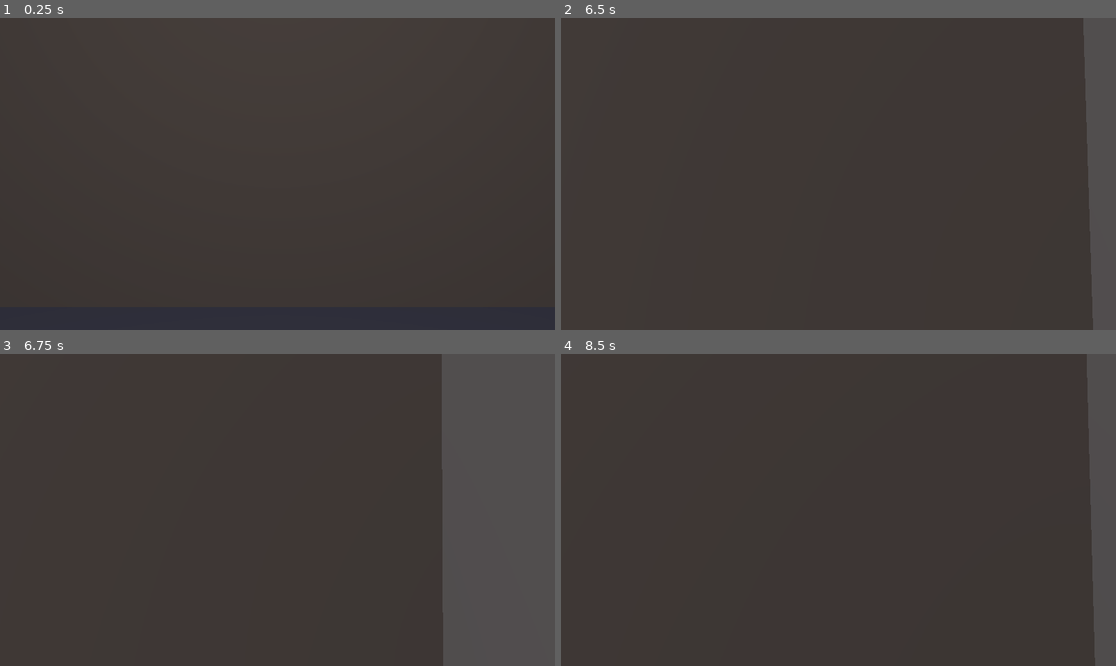
Above: before the commit, frames 1-4 (two rows, left to right).
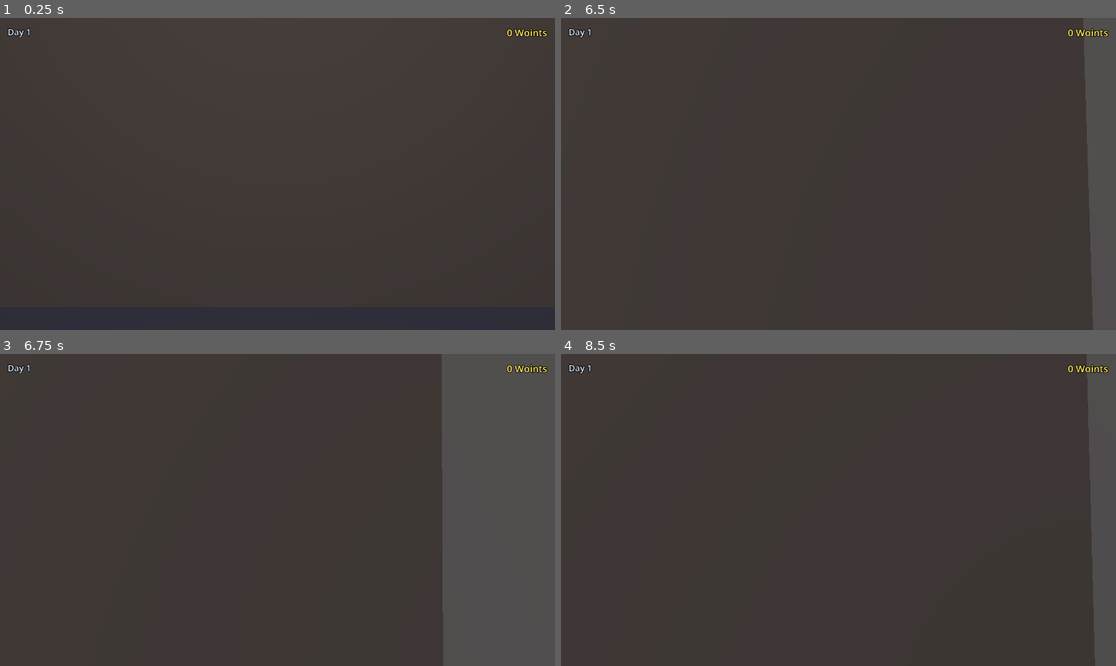
Above: after the commit, the same moments.

Repository: NickSanft/MallCross
Game: Godot game, scene res://scenes/Main.tscn
The game is run twice, just before and just after one commit, with the same random seed, the same clock (stepped at 60 frames per second) and the same inputs.
Inputs (mouse positions are in pixels of both pictures, inside the frame that each line leads up to):
- Up to frame 1 (0.25 s): no input
- Up to frame 2 (6.5 s): tap Enter at 0.5, 2, 3.5, 4.35 s; move the mouse to (866, 174) at 0.52 s; hold E (interact) 0.53-1.28 s; hold W (move_forward) 0.53-5.78 s; click (866, 174) at 0.67 s; tap Space (jump) at 0.77, 1.25, 1.52, 2.75, 3.02, 3.77, 4.25, 4.52, 6.02 s; move the mouse to (810, 174) at 1.27 s; tap E (interact) at 1.35, 2.3, 3.05, 4.55, 6.05 s; move the mouse to (849, 167) at 2.02 s; hold Shift (sprint) 2.03-2.78 s; move the mouse to (832, 180) at 2.77 s; tap Alt at 2.85 s; click (832, 180) at 2.92 s; move the mouse to (877, 177) at 3.52 s; hold E (interact) 3.53-4.28 s; tap Ctrl at 3.6 s; move the mouse to (794, 170) at 4.27 s; move the mouse to (844, 174) at 5.02 s; hold E (interact) 5.03-5.78 s; tap Keypad Enter at 5.1 s; click (844, 174) at 5.17 s; move the mouse to (816, 167) at 5.77 s; hold D (move_right) from 5.78 s (still down); tap Backspace at 5.85 s
- Up to frame 3 (6.75 s): move the mouse to (305, 510) at 6.52 s; release D (move_right) at 6.53 s; hold W (move_forward) from 6.53 s (still down); hold E (interact) from 6.53 s (still down); tap Delete at 6.6 s
- Up to frame 4 (8.5 s): keep holding W (move_forward); tap Space (jump) at 6.77, 7.52 s; move the mouse to (810, 510) at 7.27 s; release E (interact) at 7.28 s; tap Tab at 7.35 s; click (810, 510) at 7.42 s; tap E (interact) at 7.55 s; move the mouse to (849, 503) at 8.02 s; hold E (interact) from 8.03 s (still down); tap P at 8.1 s

The runs differ from the first frame. In frame 1, 0.2% of the frame differs, in the area x 1-99%, y 3-7%; in frame 2, 0.2%; in frame 3, 0.2%; in frame 4, 0.2%.

Commit message:
Phase 5: persistent profile + Woints economy
Game now remembers you between runs. Solving the demo MINI puzzle
awards 50 Woints; HUD shows balance (top-right) and current day
(top-left). Profile lives at user://profile.json — solved-puzzle
set + mid-solve states survive game restart.

Added
- scripts/Profile.gd: model with woints, current_day, puzzles_solved
  (puzzle_id -> {first_solved_day}), and an in-memory CrosswordState
  cache per puzzle. Defensive from_dict (negative woints clamp to 0,
  zero/missing day clamps to 1). mark_puzzle_solved idempotent.
- scripts/ProfileStore.gd: disk JSON I/O. Defaults to fresh Profile
  on missing/empty/garbage file so the game always boots. delete
  exposed for tests + future reset-save menu.
- scripts/WointsConfig.gd: per-difficulty reward lookup
  (MINI 50, MIDI 120, FULL 300, default 25). Case-insensitive.
- tests/test_profile.gd: 24 tests (defaults, woints math, mark/
  repeat-solve, day advance, state cache, dict round-trip,
  defensive parsing).
- tests/test_profile_store.gd: 10 tests (disk round-trip on temp
  user:// paths, garbage-file recovery, null-profile handling).
- tests/test_woints_config.gd: 6 tests (per-tier lookup, case
  insensitivity, unknown fallback, monotonic tier order).

Total: 175/175 across 13 scripts (300 asserts).

HUD.gd:
- Persistent "N Woints" label (top-right, yellow).
- Persistent "Day N" label (top-left, pale blue).

GameController.gd rewritten around Profile:
- _ready loads via ProfileStore.load_from_path; pushes initial
  Woints + Day to HUD.
- On interact: passes remaining reward to CrosswordUI (0 if
  already solved). Restores cached state from Profile.
- On puzzle_solved: calls Profile.mark_puzzle_solved; if first
  solve, add_woints + update HUD + save.
- On UI close: caches live state on Profile, saves.

CrosswordUI.gd:
- open_puzzle gains reward_amount + reward_already_taken params.
- Solve banner now has a third line showing "+N Woints" (yellow)
  or "(Already solved — no new Woints)" (gray).

MallGreybox.gd:
- _build_table sets woints_reward metadata via WointsConfig.

Pre-push checklist
- [x] godot --headless --import: clean
- [x] godot --headless --quit (parse-check): exit 0
- [x] godot --headless --quit-after 60 res://scenes/Main.tscn: exit 0
- [x] GUT: 175/175, exit 0

Known limitations
- Day advancement mechanic deferred to Phase 7 (themed puzzle pack
  drives day++).
- No save on window-close (Phase 10 polish).
- No streak bonus yet (Phase 7).
- No reset-save menu (Phase 10).

Co-Authored-By: Claude Opus 4.7 (1M context) <noreply@anthropic.com>

Diff:
--- a/scripts/GameController.gd
+++ b/scripts/GameController.gd
@@ -1,24 +1,23 @@
 class_name GameController
 extends Node3D
 
-# Top-level orchestrator. Listens to the Player's interaction signals,
-# drives the HUD prompt, opens the CrosswordUI when an interactable is
-# triggered, and pauses player input while the modal is up.
-#
-# Holds an in-memory cache of solve states keyed by puzzle_id so that
-# closing + re-opening the same puzzle preserves the player's entries.
-# Disk persistence (survives game restart) is Phase 5's job.
+# Top-level orchestrator. Loads the Profile on startup, wires Player
+# interaction signals to the CrosswordUI, awards Woints on first solve,
+# and saves the profile to disk after every meaningful change.
 
 @onready var _player: Player = $MallGreybox/Player
 @onready var _hud: HUD = $HUD
 @onready var _crossword_ui: CrosswordUI = $CrosswordUI
 
-var _puzzle_states: Dictionary = {}  # puzzle_id (String) -> CrosswordState
-var _solved_puzzles: Dictionary = {}  # puzzle_id (String) -> bool — for Phase 5 dedup
+var _profile: Profile
 var _current_puzzle_id: String = ""
+var _current_reward: int = 0
 
 
 func _ready() -> void:
+	_profile = ProfileStore.load_from_path()
+	_hud.update_woints(_profile.woints)
+	_hud.update_day(_profile.current_day)
 	_player.interactable_changed.connect(_on_interactable_changed)
 	_player.interaction_triggered.connect(_on_interaction_triggered)
 	_crossword_ui.closed.connect(_on_ui_closed)
@@ -37,9 +36,7 @@
 
 
 func _on_interaction_triggered(interactable: Node) -> void:
-	if interactable == null:
-		return
-	if not interactable.has_meta("puzzle_id"):
+	if interactable == null or not interactable.has_meta("puzzle_id"):
 		return
 	var puzzle_id: String = interactable.get_meta("puzzle_id")
 	var puzzle: Dictionary = PuzzleLoader.load_by_id(puzzle_id)
@@ -47,9 +44,15 @@
 	if loaded_grid.size <= 0:
 		push_warning("Puzzle id '%s' could not be loaded." % puzzle_id)
 		return
-	var cached_state: CrosswordState = _puzzle_states.get(puzzle_id, null)
+
+	var reward_remaining: int = 0
+	if not _profile.is_puzzle_solved(puzzle_id):
+		reward_remaining = int(interactable.get_meta("woints_reward", WointsConfig.REWARD_DEFAULT))
+
 	_current_puzzle_id = puzzle_id
-	_crossword_ui.open_puzzle(puzzle, cached_state)
+	_current_reward = reward_remaining
+	var cached_state: CrosswordState = _profile.get_cached_state(puzzle_id)
+	_crossword_ui.open_puzzle(puzzle, cached_state, reward_remaining, _profile.is_puzzle_solved(puzzle_id))
 	_player.set_paused_for_ui(true)
 	_hud.hide_prompt()
 
@@ -58,17 +61,18 @@
 	if _current_puzzle_id != "":
 		var live_state: CrosswordState = _crossword_ui.get_current_state()
 		if live_state != null:
-			_puzzle_states[_current_puzzle_id] = live_state
+			_profile.cache_state(_current_puzzle_id, live_state)
+		ProfileStore.save_to_path(_profile)
 		_current_puzzle_id = ""
+		_current_reward = 0
 	_player.set_paused_for_ui(false)
 
 
 func _on_puzzle_solved() -> void:
-	# Phase 5 will award Woints + advance the day here. The _solved_puzzles
-	# dict already gates repeat-awards per puzzle_id within a game session.
 	if _current_puzzle_id == "":
 		return
-	if _solved_puzzles.get(_current_puzzle_id, false):
-		return
-	_solved_puzzles[_current_puzzle_id] = true
-	print("[GameController] Puzzle '%s' solved." % _current_puzzle_id)
+	if not _profile.mark_puzzle_solved(_current_puzzle_id):
+		return  # already solved before this session — no double award
+	_profile.add_woints(_current_reward)
+	_hud.update_woints(_profile.woints)
+	ProfileStore.save_to_path(_profile)
--- a/scripts/HUD.gd
+++ b/scripts/HUD.gd
@@ -1,10 +1,12 @@
 class_name HUD
 extends CanvasLayer
 
-# Minimal world-space HUD: interaction prompt only for Phase 4. Phase 5 will
-# add Woints counter; Phase 8 styles it.
+# World-space HUD: interaction prompt + persistent Woints balance + current
+# day indicator. Style is minimal — Phase 8 polishes everything.
 
 var _prompt_label: Label
+var _woints_label: Label
+var _day_label: Label
 
 
 func _ready() -> void:
@@ -31,6 +33,39 @@
 	_prompt_label.visible = false
 	add_child(_prompt_label)
 
+	_woints_label = Label.new()
+	_woints_label.name = "Woints"
+	_woints_label.add_theme_font_size_override("font_size", 20)
+	_woints_label.add_theme_color_override("font_color", Color(1.0, 0.90, 0.35))
+	_woints_label.add_theme_color_override("font_outline_color", Color.BLACK)
+	_woints_label.add_theme_constant_override("outline_size", 5)
+	_woints_label.anchor_left = 1.0
+	_woints_label.anchor_right = 1.0
+	_woints_label.anchor_top = 0.0
+	_woints_label.anchor_bottom = 0.0
+	_woints_label.offset_left = -220.0
+	_woints_label.offset_top = 16.0
+	_woints_label.offset_right = -16.0
+	_woints_label.offset_bottom = 44.0
+	_woints_label.horizontal_alignment = HORIZONTAL_ALIGNMENT_RIGHT
+	_woints_label.text = "0 Woints"
+	add_child(_woints_label)
+
+	_day_label = Label.new()
+	_day_label.name = "Day"
+	_day_label.add_theme_font_size_override("font_size", 18)
+	_day_label.add_theme_color_override("font_color", Color(0.85, 0.92, 1.0))
+	_day_label.add_theme_color_override("font_outline_color", Color.BLACK)
+	_day_label.add_theme_constant_override("outline_size", 5)
+	_day_label.anchor_left = 0.0
+	_day_label.anchor_top = 0.0
+	_day_label.offset_left = 16.0
+	_day_label.offset_top = 16.0
+	_day_label.offset_right = 200.0
+	_day_label.offset_bottom = 40.0
+	_day_label.text = "Day 1"
+	add_child(_day_label)
+
 
 func show_prompt(text: String) -> void:
 	_prompt_label.text = text
@@ -39,3 +74,11 @@
 
 func hide_prompt() -> void:
 	_prompt_label.visible = false
+
+
+func update_woints(amount: int) -> void:
+	_woints_label.text = "%d Woints" % amount
+
+
+func update_day(day: int) -> void:
+	_day_label.text = "Day %d" % day
--- a/scripts/MallGreybox.gd
+++ b/scripts/MallGreybox.gd
@@ -206,6 +206,7 @@
 		top.add_to_group(Player.INTERACTION_GROUP)
 		top.set_meta("puzzle_id", puzzle_id)
 		top.set_meta("puzzle_label", "Solve " + label_text + " Crossword")
+		top.set_meta("woints_reward", WointsConfig.reward_for_difficulty(label_text))
 	table_root.add_child(top)
 
 	var leg_x: float = TABLE_TOP_SIZE.x * 0.5 - 0.12
--- /dev/null
+++ b/scripts/Profile.gd
@@ -0,0 +1,89 @@
+class_name Profile
+extends RefCounted
+
+# Persistent player profile. Holds Woints balance, in-game day, the set of
+# puzzles ever solved (with the day they were first solved on), and the
+# player's mid-solve state per puzzle so re-entering a puzzle resumes.
+#
+# Pure model — no disk I/O. ProfileStore handles serialization.
+
+const FORMAT_VERSION: int = 1
+const DEFAULT_WOINTS: int = 0
+const DEFAULT_DAY: int = 1
+
+var version: int = FORMAT_VERSION
+var woints: int = DEFAULT_WOINTS
+var current_day: int = DEFAULT_DAY
+# puzzle_id -> { "first_solved_day": int }
+var puzzles_solved: Dictionary = {}
+
+# puzzle_id -> CrosswordState (in-memory). Serialized via CrosswordSerializer
+# at to_dict() time so we keep one source of truth for the on-disk shape.
+var _cached_states: Dictionary = {}
+
+
+func add_woints(amount: int) -> void:
+	woints = max(0, woints + amount)
+
+
+func mark_puzzle_solved(puzzle_id: String) -> bool:
+	# Returns true if this is the first time the puzzle has been solved (so
+	# the caller knows to award Woints). Returns false on repeat solves.
+	if puzzle_id == "" or puzzles_solved.has(puzzle_id):
+		return false
+	puzzles_solved[puzzle_id] = {"first_solved_day": current_day}
+	return true
+
+
+func is_puzzle_solved(puzzle_id: String) -> bool:
+	return puzzles_solved.has(puzzle_id)
+
+
+func first_solved_day(puzzle_id: String) -> int:
+	if not puzzles_solved.has(puzzle_id):
+		return 0
+	return int(puzzles_solved[puzzle_id].get("first_solved_day", 0))
+
+
+func cache_state(puzzle_id: String, state: CrosswordState) -> void:
+	if puzzle_id == "" or state == null:
+		return
+	_cached_states[puzzle_id] = state
+
+
+func get_cached_state(puzzle_id: String) -> CrosswordState:
+	return _cached_states.get(puzzle_id, null)
+
+
+func advance_day(amount: int = 1) -> void:
+	current_day = max(1, current_day + amount)
+
+
+func to_dict() -> Dictionary:
+	var states_payload: Dictionary = {}
+	for id in _cached_states:
+		var state: CrosswordState = _cached_states[id]
+		if state == null:
+			continue
+		states_payload[id] = CrosswordSerializer.state_to_dict(state)
+	return {
+		"version": FORMAT_VERSION,
+		"woints": woints,
+		"current_day": current_day,
+		"puzzles_solved": puzzles_solved.duplicate(true),
+		"puzzle_states": states_payload,
+	}
+
+
+static func from_dict(payload: Dictionary) -> Profile:
+	var profile: Profile = Profile.new()
+	profile.version = int(payload.get("version", 0))
+	profile.woints = max(0, int(payload.get("woints", DEFAULT_WOINTS)))
+	profile.current_day = max(1, int(payload.get("current_day", DEFAULT_DAY)))
+	profile.puzzles_solved = payload.get("puzzles_solved", {}).duplicate(true) if payload.get("puzzles_solved") is Dictionary else {}
+	var states_payload: Dictionary = payload.get("puzzle_states", {}) if payload.get("puzzle_states") is Dictionary else {}
+	for id in states_payload:
+		if typeof(states_payload[id]) != TYPE_DICTIONARY:
+			continue
+		profile._cached_states[id] = CrosswordSerializer.state_from_dict(states_payload[id])
+	return profile
--- /dev/null
+++ b/scripts/ProfileStore.gd
@@ -0,0 +1,45 @@
+class_name ProfileStore
+extends RefCounted
+
+# Disk I/O for the player profile. JSON at user://profile.json by default;
+# tests pass a temp path. All failure modes (missing file, malformed JSON,
+# I/O error) fall through to a fresh default Profile so the game always
+# boots into a playable state.
+
+const DEFAULT_PATH: String = "user://profile.json"
+
+
+static func load_from_path(path: String = DEFAULT_PATH) -> Profile:
+	if not FileAccess.file_exists(path):
+		return Profile.new()
+	var content: String = FileAccess.get_file_as_string(path)
+	if content == "":
+		return Profile.new()
+	var parsed: Variant = JSON.parse_string(content)
+	if typeof(parsed) != TYPE_DICTIONARY:
+		push_warning("Profile at %s was not a JSON object; starting fresh." % path)
+		return Profile.new()
+	return Profile.from_dict(parsed)
+
+
+static func save_to_path(profile: Profile, path: String = DEFAULT_PATH) -> bool:
+	if profile == null:
+		return false
+	var content: String = JSON.stringify(profile.to_dict(), "\t")
+	var file: FileAccess = FileAccess.open(path, FileAccess.WRITE)
+	if file == null:
+		push_error("ProfileStore: failed to open %s for writing (%d)." % [path, FileAccess.get_open_error()])
+		return false
+	file.store_string(content)
+	file.close()
+	return true
+
+
+static func delete_at_path(path: String = DEFAULT_PATH) -> bool:
+	# Convenience for tests + a future "Reset Save" menu option.
+	if not FileAccess.file_exists(path):
+		return false
+	var dir: DirAccess = DirAccess.open(path.get_base_dir())
+	if dir == null:
+		return false
+	return dir.remove(path.get_file()) == OK
--- /dev/null
+++ b/scripts/WointsConfig.gd
@@ -0,0 +1,23 @@
+class_name WointsConfig
+extends RefCounted
+
+# Per-difficulty Woints rewards. Phase 5 only wires MINI (paying 50). MIDI
+# and FULL values are declared so the rates are committed once and the
+# Phase 7 puzzle pack drops in without revisiting balance.
+
+const REWARD_MINI: int = 50
+const REWARD_MIDI: int = 120
+const REWARD_FULL: int = 300
+const REWARD_DEFAULT: int = 25
+
+
+static func reward_for_difficulty(label: String) -> int:
+	match label.to_upper():
+		"MINI":
+			return REWARD_MINI
+		"MIDI":
+			return REWARD_MIDI
+		"FULL":
+			return REWARD_FULL
+		_:
+			return REWARD_DEFAULT
--- a/scripts/crossword/CrosswordUI.gd
+++ b/scripts/crossword/CrosswordUI.gd
@@ -19,6 +19,8 @@
 var pencil_mode: bool = false
 
 var _solved_emitted: bool = false
+var _reward_amount: int = 0
+var _reward_already_taken: bool = false
 var _grid_view: CrosswordGridView
 var _title_label: Label
 var _progress_label: Label
@@ -29,6 +31,7 @@
 var _footer_label: Label
 var _grid_view_holder: PanelContainer
 var _solved_banner: PanelContainer
+var _solved_reward_label: Label
 var _solved_continue_button: Button
 
 
@@ -38,7 +41,7 @@
 	mouse_filter = Control.MOUSE_FILTER_STOP
 
 
-func open_puzzle(puzzle: Dictionary, existing_state: CrosswordState = null) -> void:
+func open_puzzle(puzzle: Dictionary, existing_state: CrosswordState = null, reward_amount: int = 0, reward_already_taken: bool = false) -> void:
 	grid = puzzle.get("grid", CrosswordGrid.new())
 	clues = puzzle.get("clues", [])
 	title = puzzle.get("title", "Crossword")
@@ -51,9 +54,11 @@
 	cursor = CrosswordCursor.at_start(grid)
 	slots = CrosswordNumbering.find_word_slots(grid)
 	pencil_mode = false
+	_reward_amount = max(0, reward_amount)
+	_reward_already_taken = reward_already_taken
 	# If we loaded an already-solved state, suppress the puzzle_solved signal
-	# so re-opening a solved puzzle doesn't re-fire it (Phase 5 will award
-	# Woints on this signal — we don't want double awards).
+	# so re-opening a solved puzzle doesn't re-fire it (GameController would
+	# otherwise try to double-award).
 	var already_solved: bool = CrosswordValidator.is_puzzle_solved(grid, state)
 	_solved_emitted = already_solved
 
@@ -236,6 +241,12 @@
 	subline.add_theme_color_override("font_color", Color(0.92, 0.92, 0.92))
 	banner_vbox.add_child(subline)
 
+	_solved_reward_label = Label.new()
+	_solved_reward_label.horizontal_alignment = HORIZONTAL_ALIGNMENT_CENTER
+	_solved_reward_label.add_theme_font_size_override("font_size", 18)
+	_solved_reward_label.add_theme_color_override("font_color", Color(1.0, 0.90, 0.35))
+	banner_vbox.add_child(_solved_reward_label)
+
 	_solved_continue_button = Button.new()
 	_solved_continue_button.text = "Continue"
 	_solved_continue_button.add_theme_font_size_override("font_size", 18)
@@ -313,6 +324,7 @@
 	var solved: bool = CrosswordValidator.is_puzzle_solved(grid, state)
 	_solved_banner.visible = solved
 	if solved:
+		_solved_reward_label.text = _reward_text()
 		if not _solved_emitted:
 			_solved_emitted = true
 			puzzle_solved.emit()
@@ -321,6 +333,14 @@
 	else:
 		# Allow re-firing puzzle_solved if the player erases and re-solves.
 		_solved_emitted = false
+
+
+func _reward_text() -> String:
+	if _reward_already_taken:
+		return "(Already solved — no new Woints)"
+	if _reward_amount > 0:
+		return "+%d Woints" % _reward_amount
+	return ""
 
 
 func _unhandled_input(event: InputEvent) -> void:
--- /dev/null
+++ b/tests/test_profile.gd
@@ -0,0 +1,175 @@
+extends "res://addons/gut/test.gd"
+
+
+func _fresh_state_for_3x3() -> CrosswordState:
+	var grid: CrosswordGrid = CrosswordGrid.from_strings(["ABC", "DEF", "GHI"])
+	var state: CrosswordState = CrosswordState.empty_for_grid(grid)
+	state.set_letter(0, 0, "A")
+	state.set_letter(1, 1, "E", true)
+	return state
+
+
+func test_new_profile_defaults() -> void:
+	var profile: Profile = Profile.new()
+	assert_eq(profile.woints, 0)
+	assert_eq(profile.current_day, 1)
+	assert_eq(profile.version, Profile.FORMAT_VERSION)
+
+
+func test_add_woints_increases_balance() -> void:
+	var profile: Profile = Profile.new()
+	profile.add_woints(50)
+	assert_eq(profile.woints, 50)
+
+
+func test_add_woints_clamps_negative() -> void:
+	var profile: Profile = Profile.new()
+	profile.add_woints(-10)
+	assert_eq(profile.woints, 0)
+
+
+func test_add_woints_can_decrement_above_zero() -> void:
+	var profile: Profile = Profile.new()
+	profile.add_woints(100)
+	profile.add_woints(-30)
+	assert_eq(profile.woints, 70)
+
+
+func test_mark_puzzle_solved_returns_true_first_time() -> void:
+	var profile: Profile = Profile.new()
+	assert_true(profile.mark_puzzle_solved("demo_5x5"))
+
+
+func test_mark_puzzle_solved_returns_false_on_repeat() -> void:
+	var profile: Profile = Profile.new()
+	profile.mark_puzzle_solved("demo_5x5")
+	assert_false(profile.mark_puzzle_solved("demo_5x5"))
+
+
+func test_mark_puzzle_solved_records_first_day() -> void:
+	var profile: Profile = Profile.new()
+	profile.current_day = 4
+	profile.mark_puzzle_solved("demo_5x5")
+	assert_eq(profile.first_solved_day("demo_5x5"), 4)
+
+
+func test_mark_puzzle_solved_ignores_empty_id() -> void:
+	var profile: Profile = Profile.new()
+	assert_false(profile.mark_puzzle_solved(""))
+	assert_false(profile.is_puzzle_solved(""))
+
+
+func test_is_puzzle_solved_false_by_default() -> void:
+	var profile: Profile = Profile.new()
+	assert_false(profile.is_puzzle_solved("demo_5x5"))
+
+
+func test_advance_day_increments_by_one() -> void:
+	var profile: Profile = Profile.new()
+	profile.advance_day()
+	assert_eq(profile.current_day, 2)
+
+
+func test_advance_day_custom_amount() -> void:
+	var profile: Profile = Profile.new()
+	profile.advance_day(3)
+	assert_eq(profile.current_day, 4)
+
+
+func test_advance_day_clamps_at_one() -> void:
+	var profile: Profile = Profile.new()
+	profile.advance_day(-100)
+	assert_eq(profile.current_day, 1)
+
+
+func test_cache_and_restore_state_round_trip() -> void:
+	var profile: Profile = Profile.new()
+	var state: CrosswordState = _fresh_state_for_3x3()
+	profile.cache_state("demo_5x5", state)
+	var restored: CrosswordState = profile.get_cached_state("demo_5x5")
+	assert_not_null(restored)
+	assert_eq(restored.entry_at(0, 0), "A")
+	assert_eq(restored.entry_at(1, 1), "E")
+	assert_true(restored.is_pencil(1, 1))
+
+
+func test_cache_state_ignores_empty_id() -> void:
+	var profile: Profile = Profile.new()
+	profile.cache_state("", _fresh_state_for_3x3())
+	assert_null(profile.get_cached_state(""))
+
+
+func test_cache_state_ignores_null_state() -> void:
+	var profile: Profile = Profile.new()
+	profile.cache_state("demo", null)
+	assert_null(profile.get_cached_state("demo"))
+
+
+func test_to_dict_emits_format_version() -> void:
+	var profile: Profile = Profile.new()
+	var d: Dictionary = profile.to_dict()
+	assert_eq(d["version"], Profile.FORMAT_VERSION)
+
+
+func test_to_dict_includes_woints_and_day() -> void:
+	var profile: Profile = Profile.new()
+	profile.add_woints(75)
+	profile.current_day = 3
+	var d: Dictionary = profile.to_dict()
+	assert_eq(d["woints"], 75)
+	assert_eq(d["current_day"], 3)
+
+
+func test_to_dict_serializes_cached_states() -> void:
+	var profile: Profile = Profile.new()
+	profile.cache_state("demo_5x5", _fresh_state_for_3x3())
+	var d: Dictionary = profile.to_dict()
+	var states: Dictionary = d["puzzle_states"]
+	assert_true(states.has("demo_5x5"))
+	var state_payload: Dictionary = states["demo_5x5"]
+	assert_eq(state_payload["size"], 3)
+
+
+func test_from_dict_round_trips_woints() -> void:
+	var profile: Profile = Profile.new()
+	profile.add_woints(200)
+	profile.current_day = 5
+	var restored: Profile = Profile.from_dict(profile.to_dict())
+	assert_eq(restored.woints, 200)
+	assert_eq(restored.current_day, 5)
+
+
+func test_from_dict_round_trips_solved_set_with_day() -> void:
+	var profile: Profile = Profile.new()
+	profile.current_day = 4
+	profile.mark_puzzle_solved("demo_5x5")
+	var restored: Profile = Profile.from_dict(profile.to_dict())
+	assert_true(restored.is_puzzle_solved("demo_5x5"))
+	assert_eq(restored.first_solved_day("demo_5x5"), 4)
+
+
+func test_from_dict_round_trips_cached_states() -> void:
+	var profile: Profile = Profile.new()
+	profile.cache_state("demo_5x5", _fresh_state_for_3x3())
+	var restored: Profile = Profile.from_dict(profile.to_dict())
+	var state: CrosswordState = restored.get_cached_state("demo_5x5")
+	assert_not_null(state)
+	assert_eq(state.entry_at(0, 0), "A")
+	assert_true(state.is_pencil(1, 1))
+
+
+func test_from_dict_defaults_for_missing_fields() -> void:
+	var restored: Profile = Profile.from_dict({})
+	assert_eq(restored.woints, 0)
+	assert_eq(restored.current_day, 1)
+	assert_false(restored.is_puzzle_solved("anything"))
+
+
+func test_from_dict_clamps_negative_woints() -> void:
+	var restored: Profile = Profile.from_dict({"woints": -50})
+	assert_eq(restored.woints, 0)
+
+
+func test_from_dict_clamps_zero_day_to_one() -> void:
+	var restored: Profile = Profile.from_dict({"current_day": 0})
+	assert_eq(restored.current_day, 1)
--- /dev/null
+++ b/tests/test_profile_store.gd
@@ -0,0 +1,111 @@
+extends "res://addons/gut/test.gd"
+
+# Disk-touching tests. Each one writes/deletes a unique user:// path so
+# concurrent or interrupted runs can't poison subsequent tests.
+
+const TEST_PATH_PREFIX: String = "user://test_profile_"
+
+var _paths_to_cleanup: Array = []
+
+
+func after_each() -> void:
+	for path in _paths_to_cleanup:
+		ProfileStore.delete_at_path(path)
+	_paths_to_cleanup.clear()
+
+
+func _temp_path() -> String:
+	var path: String = TEST_PATH_PREFIX + str(Time.get_ticks_usec()) + ".json"
+	_paths_to_cleanup.append(path)
+	return path
+
+
+func test_load_from_missing_file_returns_fresh_profile() -> void:
+	var profile: Profile = ProfileStore.load_from_path(_temp_path())
+	assert_eq(profile.woints, 0)
+	assert_eq(profile.current_day, 1)
+
+
+func test_save_then_load_round_trip_woints() -> void:
+	var path: String = _temp_path()
+	var profile: Profile = Profile.new()
+	profile.add_woints(123)
+	assert_true(ProfileStore.save_to_path(profile, path))
+	var restored: Profile = ProfileStore.load_from_path(path)
+	assert_eq(restored.woints, 123)
+
+
+func test_save_then_load_round_trip_solved_set() -> void:
+	var path: String = _temp_path()
+	var profile: Profile = Profile.new()
+	profile.current_day = 2
+	profile.mark_puzzle_solved("demo_5x5")
+	assert_true(ProfileStore.save_to_path(profile, path))
+	var restored: Profile = ProfileStore.load_from_path(path)
+	assert_true(restored.is_puzzle_solved("demo_5x5"))
+	assert_eq(restored.first_solved_day("demo_5x5"), 2)
+
+
+func test_save_then_load_round_trip_cached_state() -> void:
+	var path: String = _temp_path()
+	var profile: Profile = Profile.new()
+	var grid: CrosswordGrid = CrosswordGrid.from_strings(["ABC", "DEF", "GHI"])
+	var state: CrosswordState = CrosswordState.empty_for_grid(grid)
+	state.set_letter(0, 0, "A")
+	state.set_letter(2, 2, "I", true)
+	profile.cache_state("demo_3x3", state)
+	assert_true(ProfileStore.save_to_path(profile, path))
+
+	var restored: Profile = ProfileStore.load_from_path(path)
+	var restored_state: CrosswordState = restored.get_cached_state("demo_3x3")
+	assert_not_null(restored_state)
+	assert_eq(restored_state.entry_at(0, 0), "A")
+	assert_eq(restored_state.entry_at(2, 2), "I")
+	assert_true(restored_state.is_pencil(2, 2))
+
+
+func test_load_returns_fresh_profile_on_garbage_json() -> void:
+	var path: String = _temp_path()
+	var file: FileAccess = FileAccess.open(path, FileAccess.WRITE)
+	assert_not_null(file)
+	file.store_string("this is not json")
+	file.close()
+	var profile: Profile = ProfileStore.load_from_path(path)
+	assert_eq(profile.woints, 0)
+
+
+func test_load_returns_fresh_profile_on_empty_file() -> void:
+	var path: String = _temp_path()
+	var file: FileAccess = FileAccess.open(path, FileAccess.WRITE)
+	assert_not_null(file)
+	file.store_string("")
+	file.close()
+	var profile: Profile = ProfileStore.load_from_path(path)
+	assert_eq(profile.woints, 0)
+
+
+func test_save_writes_valid_json() -> void:
+	var path: String = _temp_path()
+	var profile: Profile = Profile.new()
+	profile.add_woints(50)
+	ProfileStore.save_to_path(profile, path)
+	var raw: String = FileAccess.get_file_as_string(path)
+	var parsed: Variant = JSON.parse_string(raw)
+	assert_eq(typeof(parsed), TYPE_DICTIONARY)
+	assert_eq(parsed["woints"], 50)
+
+
+func test_save_returns_false_for_null_profile() -> void:
+	assert_false(ProfileStore.save_to_path(null, _temp_path()))
+
+
+func test_delete_at_path_removes_file() -> void:
+	var path: String = _temp_path()
+	ProfileStore.save_to_path(Profile.new(), path)
+	assert_true(FileAccess.file_exists(path))
+	assert_true(ProfileStore.delete_at_path(path))
+	assert_false(FileAccess.file_exists(path))
+
+
+func test_delete_at_path_false_when_missing() -> void:
+	assert_false(ProfileStore.delete_at_path(_temp_path()))
--- /dev/null
+++ b/tests/test_woints_config.gd
@@ -0,0 +1,28 @@
+extends "res://addons/gut/test.gd"
+
+
+func test_reward_for_mini() -> void:
+	assert_eq(WointsConfig.reward_for_difficulty("MINI"), WointsConfig.REWARD_MINI)
+
+
+func test_reward_for_midi() -> void:
+	assert_eq(WointsConfig.reward_for_difficulty("MIDI"), WointsConfig.REWARD_MIDI)
+
+
+func test_reward_for_full() -> void:
+	assert_eq(WointsConfig.reward_for_difficulty("FULL"), WointsConfig.REWARD_FULL)
+
+
+func test_reward_is_case_insensitive() -> void:
+	assert_eq(WointsConfig.reward_for_difficulty("mini"), WointsConfig.REWARD_MINI)
+	assert_eq(WointsConfig.reward_for_difficulty("Midi"), WointsConfig.REWARD_MIDI)
+
+
+func test_reward_unknown_label_defaults() -> void:
+	assert_eq(WointsConfig.reward_for_difficulty("EXPERT"), WointsConfig.REWARD_DEFAULT)
+	assert_eq(WointsConfig.reward_for_difficulty(""), WointsConfig.REWARD_DEFAULT)
+
+
+func test_reward_tiers_scale_with_difficulty() -> void:
+	assert_lt(WointsConfig.REWARD_MINI, WointsConfig.REWARD_MIDI)
+	assert_lt(WointsConfig.REWARD_MIDI, WointsConfig.REWARD_FULL)
Not shown, added: scripts/Profile.gd.uid
Not shown, added: scripts/ProfileStore.gd.uid
Not shown, added: scripts/WointsConfig.gd.uid
Not shown, added: tests/test_profile.gd.uid
Not shown, added: tests/test_profile_store.gd.uid
Not shown, added: tests/test_woints_config.gd.uid
Not shown, changed: CHANGELOG.md
